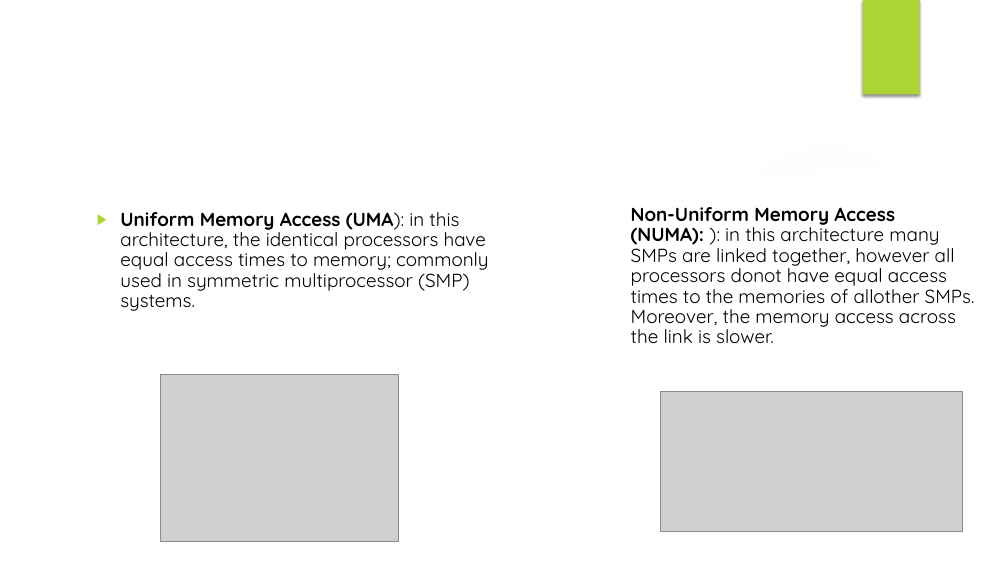
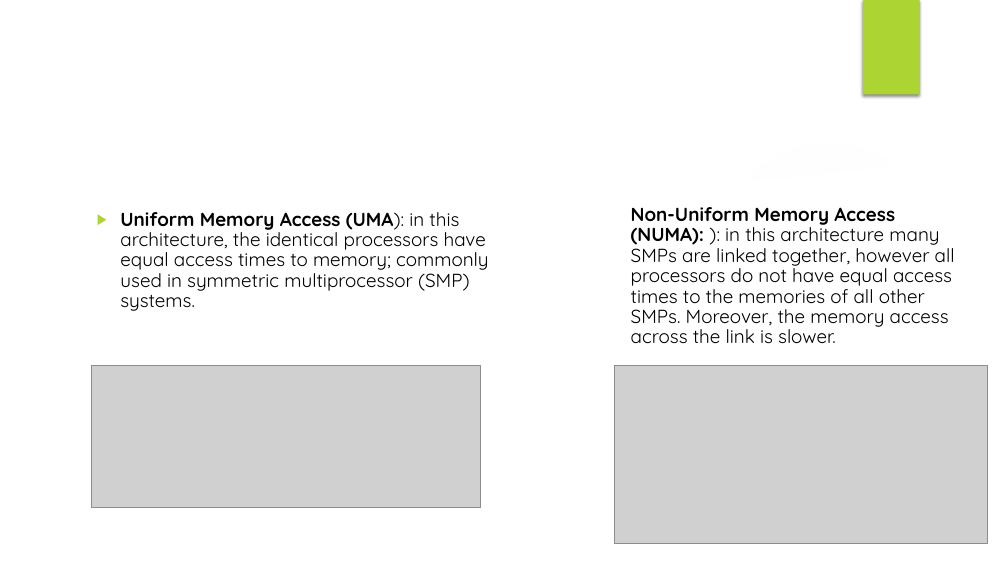
Before and after one commit to shodor-education/petascale-semester-curriculum, a slide deck: slide 6 of units/4/lessons/3/resources/petascale-lesson-4.3-slides.pptx. Drawn at 1008x567 pixels with LibreOffice and Linux fonts; fonts in the diff are those of the drawing; grey boxes stand for pictures; background and template pictures are left out. Boxes give left, top, right and bottom in pixels: in the first picture for what was removed or moved away, otherwise in the second. Text is boxed around its words. In the diff, an @@ line names an element or a change of style, - is before the commit and + after.

```diff
--- a/units/4/lessons/3/resources/petascale-lesson-4.3-slides.pptx
+++ b/units/4/lessons/3/resources/petascale-lesson-4.3-slides.pptx
@@ text at [631, 207, 955, 344]: spaces changed @@
-  Non-Uniform Memory Access (NUMA): ): in this architecture many SMPs are linked together, however all processors donot have equal access times to the memories of allother SMPs. Moreover, the memory access across the link is slower.
+  Non-Uniform Memory Access (NUMA): ): in this architecture many SMPs are linked together, however all processors do not have equal access times to the memories of all other SMPs. Moreover, the memory access across the link is slower.
@@ picture: place and size @@
-picture at [661, 392, 962, 532]
+picture at [621, 358, 988, 533]
@@ picture: place and size @@
-picture at [160, 375, 399, 541]
+picture at [91, 366, 481, 508]
@@ picture added at [614, 366, 988, 544] @@
```
Also in this commit, not shown: 4 other files.
